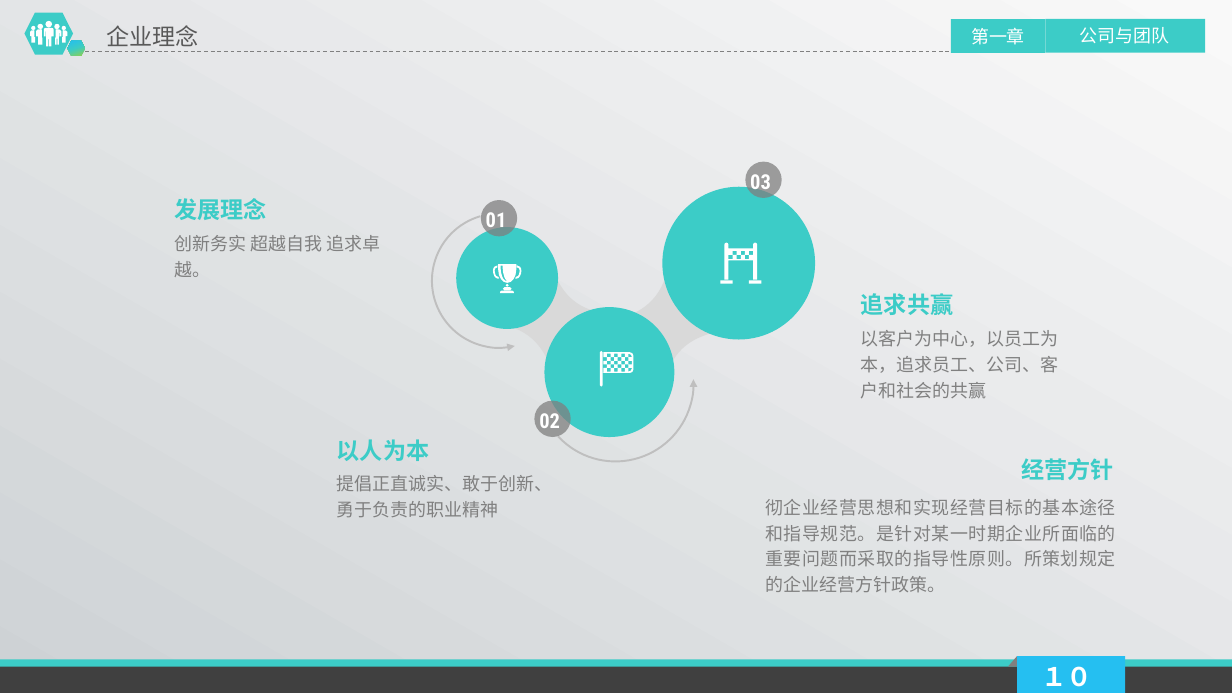
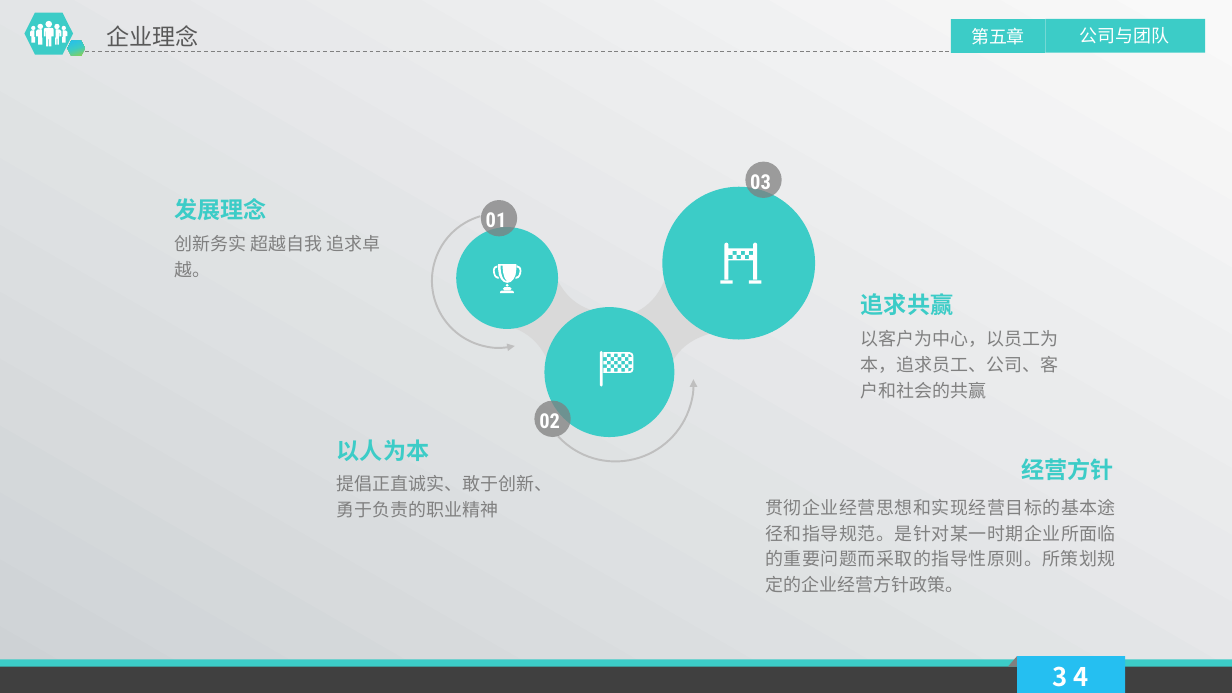
Before and after one commit to alucard263096/BP, a slide deck: slide 33 of 云易创云开发平台商业计划书.pptx (slide 37 before the commit). Drawn at 1232x693 pixels with LibreOffice and Linux fonts; fonts in the diff are those of the drawing. Boxes give left, top, right and bottom in pixels: in the first picture for what was removed or moved away, otherwise in the second. Text is boxed around its words. In the diff, an @@ line names an element or a change of style, - is before the commit and + after.

```diff
--- a/云易创云开发平台商业计划书.pptx
+++ b/云易创云开发平台商业计划书.pptx
@@ text at (971,28,1025,45): text changed @@
-  第一章
+  第五章
@@ text at (765,499,1116,593): text changed @@
-彻企业经营思想和实现经营目标的基本途径和指导规范。是针对某一时期企业所面临的重要问题而采取的指导性原则。所策划规定的企业经营方针政策。
+贯彻企业经营思想和实现经营目标的基本途径和指导规范。是针对某一时期企业所面临的重要问题而采取的指导性原则。所策划规定的企业经营方针政策。
@@ text at (1053,666,1089,687): text changed @@
-１０
+3 4
```
Also in this commit, not shown: 25 other slides changed, 2 slides added, 8 slides removed, 1 other file.
